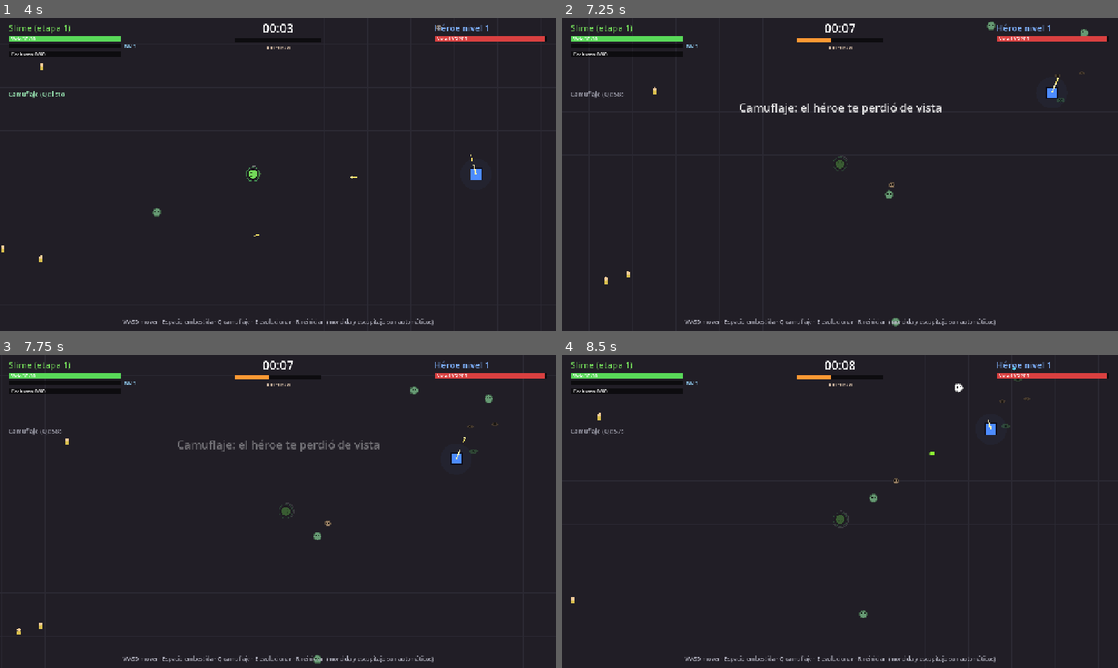
Above: before the commit, frames 1-4 (two rows, left to right).
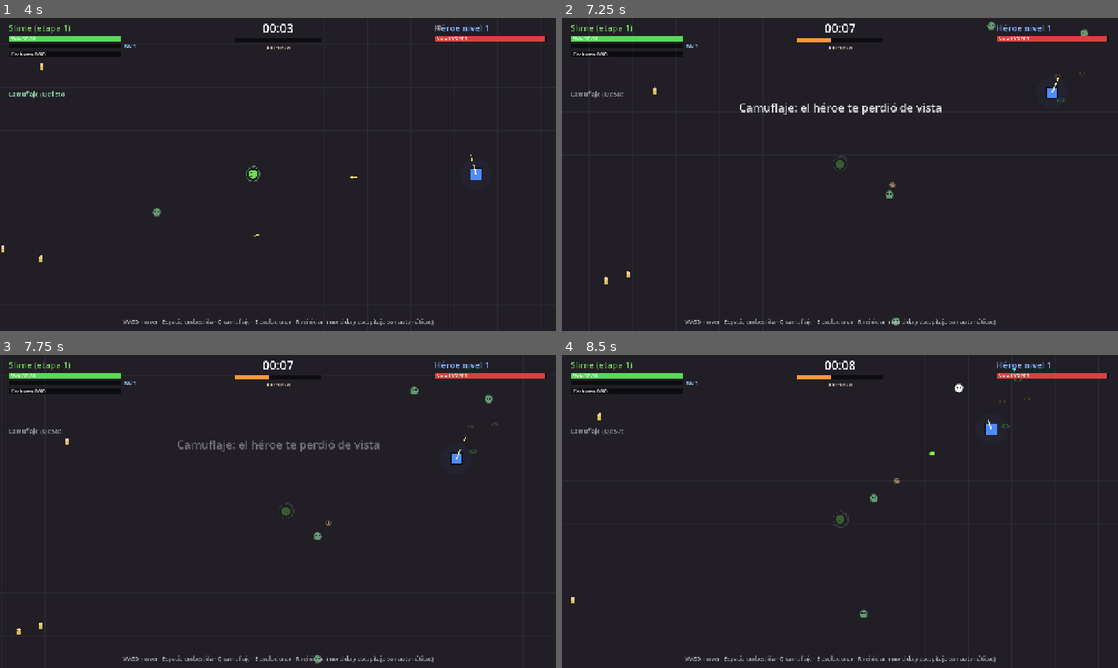
Above: after the commit, the same moments.

Repository: FedeOsorio/survive-the-hero
Game: Godot game, scene res://scenes/main.tscn
The game is run twice, just before and just after one commit, with the same random seed, the same clock (stepped at 60 frames per second) and the same inputs.
Inputs (mouse positions are in pixels of both pictures, inside the frame that each line leads up to):
- Up to frame 1 (4 s): tap Enter at 0.5 s; move the mouse to (400, 158) at 0.52 s; hold D (move_right) 0.53-1.28 s; tap Space (dash) at 0.6, 1.35, 2.3, 3.05, 3.8 s; click (400, 158) at 0.67 s; move the mouse to (166, 190) at 1.27 s; hold S (move_down) 1.28-2.03 s; move the mouse to (333, 105) at 2.02 s; hold D (move_right) 2.03-2.78 s; tap E (evolve) at 2.1 s; move the mouse to (250, 237) at 2.77 s; hold W (move_up) 2.78-3.53 s; tap 1 (pick_1) at 2.85 s; click (250, 237) at 2.92 s; move the mouse to (444, 221) at 3.52 s; hold A (move_left) from 3.53 s (still down); tap 2 (pick_2) at 3.6 s
- Up to frame 2 (7.25 s): move the mouse to (673, 127) at 4.27 s; tap 3 (pick_3) at 4.35 s; tap Space (dash) every 0.75 s from 4.55 to 6.8 s; move the mouse to (867, 174) at 5.02 s; release A (move_left) at 5.03 s; hold S (move_down) 5.03-5.78 s; tap Q (stealth) at 5.1 s; click (867, 174) at 5.17 s; move the mouse to (756, 96) at 5.77 s; hold D (move_right) 5.78-6.53 s; tap Shift at 5.85 s; move the mouse to (962, 158) at 6.52 s; hold W (move_up) from 6.53 s (still down); tap L at 6.6 s
- Up to frame 3 (7.75 s): move the mouse to (166, 527) at 7.27 s; release W (move_up) at 7.28 s; hold D (move_right) from 7.28 s (still down); tap Space (dash) at 7.35 s; click (166, 527) at 7.42 s
- Up to frame 4 (8.5 s): move the mouse to (895, 442) at 8.02 s; release D (move_right) at 8.03 s; hold S (move_down) from 8.03 s (still down); tap Space (dash) at 8.1 s

Frame 1 is identical in both runs. In frame 2, less than 0.1% of the frame differs, in the area x 58-95%, y 1-99%; in frame 3, less than 0.1%; in frame 4, less than 0.1%, in the area x 53-85%, y 3-84%.

Commit message:
Horda escala con el tiempo y civiles que gritan al huir

Diff:
--- a/scripts/balance.gd
+++ b/scripts/balance.gd
@@ -11,8 +11,8 @@
 # para pasar a la siguiente etapa (-1 = etapa final).
 const CREEP_STAGES := [
 	{"name": "Slime", "hp": 30.0, "speed": 170.0, "bite": 6.0, "radius": 10.0, "cost": 60.0, "color": Color(0.45, 0.85, 0.35)},
-	{"name": "Esqueleto", "hp": 75.0, "speed": 180.0, "bite": 15.0, "radius": 13.0, "cost": 220.0, "color": Color(0.9, 0.88, 0.75)},
-	{"name": "Cultista", "hp": 190.0, "speed": 190.0, "bite": 38.0, "radius": 17.0, "cost": 550.0, "color": Color(0.6, 0.35, 0.8)},
+	{"name": "Esqueleto", "hp": 75.0, "speed": 180.0, "bite": 15.0, "radius": 13.0, "cost": 280.0, "color": Color(0.9, 0.88, 0.75)},
+	{"name": "Cultista", "hp": 190.0, "speed": 190.0, "bite": 38.0, "radius": 17.0, "cost": 800.0, "color": Color(0.6, 0.35, 0.8)},
 	{"name": "Demonio", "hp": 470.0, "speed": 200.0, "bite": 90.0, "radius": 23.0, "cost": -1.0, "color": Color(0.9, 0.2, 0.15)},
 ]
 const BITE_COOLDOWN := 0.6
@@ -59,8 +59,12 @@
 const CIVILIAN_BIOMASS := 4.0
 # Comer civiles hace ruido: suma amenaza y el héroe va a investigar el lugar.
 const THREAT_PER_CIVILIAN := 5.0
-const ALARM_TIME := 8.0 # segundos que el héroe busca en el lugar del grito
-const ALARM_PULL := 1.6 # qué tanto le importa ir a investigar frente a farmear
+# El grito empieza apenas un civil sale corriendo de vos, no cuando muere.
+const ALARM_TIME := 10.0 # segundos que el héroe busca en el lugar del grito
+const ALARM_PULL := 3.0 # qué tanto le importa ir a investigar (las gemas pesan 2.2)
+const CIVILIAN_SCREAM_COOLDOWN := 3.0 # cada civil grita como mucho cada tantos segundos
+# El héroe también mata civiles para dejarte sin comida: los que mata él no dejan cadáver.
+const HERO_CIVILIAN_TARGET_BONUS := 120.0 # durante la alarma, prefiere civiles a la horda
 
 # Camuflaje (Q): te saca del radar del héroe. Una vez por minuto.
 const STEALTH_COOLDOWN := 60.0
@@ -92,7 +96,7 @@
 
 # --- Héroe -------------------------------------------------------------------
 const HERO_HP := 200.0
-const HERO_HP_PER_LEVEL := 20.0
+const HERO_HP_PER_LEVEL := 30.0
 const HERO_LEVEL_HEAL := 0.25 # al subir de nivel recupera este % de su vida máxima (no tiene regeneración)
 const HERO_SPEED := 150.0
 const HERO_RADIUS := 14.0
@@ -161,7 +165,16 @@
 
 
 static func minion_hp_mult(minute: float) -> float:
-	return 1.0 + minute * 0.25
+	return 1.0 + minute * 0.3
+
+
+# Como en Vampire Survivors, tus compañeros se vuelven más fuertes con el tiempo.
+static func minion_dps_mult(minute: float) -> float:
+	return 1.0 + minute * 0.15
+
+
+static func minion_speed_mult(minute: float) -> float:
+	return minf(1.0 + minute * 0.04, 1.4)
 
 
 static func spawns_per_second(minute: float) -> float:
@@ -170,7 +183,7 @@
 
 static func pick_minion_type(minute: float, rng: RandomNumberGenerator) -> String:
 	var r := rng.randf()
-	if minute > 3.0 and r < minf(0.05 + minute * 0.02, 0.25):
+	if minute > 2.0 and r < minf(0.05 + minute * 0.025, 0.3):
 		return "bruto"
 	if minute > 1.0 and r < 0.4 and r >= 0.25:
 		return "arquero"
--- a/scripts/civilian.gd
+++ b/scripts/civilian.gd
@@ -1,6 +1,6 @@
 extends Node2D
 ## Civil que deambula por el mapa. Huye del creep; comerlo da mucha biomasa.
-## El héroe y la horda lo ignoran.
+## Al empezar a huir grita y atrae al héroe, que lo mata sin dejar comida.
 
 const B := preload("res://scripts/balance.gd")
 
@@ -10,6 +10,8 @@
 var _wander := Vector2.ZERO
 var _wander_t := 0.0
 var _flash := 0.0
+var _fleeing := false
+var _scream_cd := 0.0
 
 
 func _ready() -> void:
@@ -23,7 +25,13 @@
 	var d := away.length()
 	var dir := Vector2.ZERO
 	var spd := B.CIVILIAN_SPEED
-	if d < B.CIVILIAN_FLEE_RADIUS and d > 0.01:
+	_scream_cd = maxf(_scream_cd - delta, 0.0)
+	var flee := d < B.CIVILIAN_FLEE_RADIUS and d > 0.01
+	if flee and not _fleeing and _scream_cd <= 0.0:
+		_scream_cd = B.CIVILIAN_SCREAM_COOLDOWN
+		world.raise_alarm(position)
+	_fleeing = flee
+	if flee:
 		dir = away / d
 	else:
 		_wander_t -= delta
@@ -38,11 +46,13 @@
 	queue_redraw()
 
 
-func take_damage(amount: float) -> void:
+func take_damage(amount: float, by_hero := false) -> void:
+	if hp <= 0.0:
+		return
 	hp -= amount
 	_flash = 0.08
 	if hp <= 0.0:
-		world.on_civilian_killed(self)
+		world.on_civilian_killed(self, by_hero)
 
 
 func _draw() -> void:
--- a/scripts/hero.gd
+++ b/scripts/hero.gd
@@ -176,7 +176,7 @@
 		return false
 	if target == world.player:
 		return world.player.stealth_t <= 0.0
-	return world.minions.has(target)
+	return world.minions.has(target) or world.civilians.has(target)
 
 
 # --- Decisiones --------------------------------------------------------------
@@ -219,7 +219,7 @@
 		if best_heart != null:
 			steer += (best_heart.position - position).normalized() * B.HERO_HEART_PULL
 
-	# 2b. si un civil gritó, va a investigar el lugar
+	# 2b. si un civil gritó, va hacia ahí a matar civiles
 	if world.alarm_t > 0.0 and not low_hp and not world.detected:
 		var to_alarm: Vector2 = world.alarm_pos - position
 		if to_alarm.length() > 40.0:
@@ -254,6 +254,7 @@
 	var candidates: Array = world.minions.duplicate()
 	if world.player.stealth_t <= 0.0:
 		candidates.append(world.player)
+	candidates.append_array(world.civilians)
 	for c in candidates:
 		var d := position.distance_to(c.position)
 		if d > reach and not (c == world.player and world.detected):
@@ -263,6 +264,8 @@
 			score += 60.0 # prefiere lo que mata de un golpe
 		if c == world.player and world.detected:
 			score += B.HERO_DETECTED_TARGET_BONUS
+		elif world.alarm_t > 0.0 and world.civilians.has(c):
+			score += B.HERO_CIVILIAN_TARGET_BONUS
 		if score > best_score:
 			best_score = score
 			best = c
--- a/scripts/main.gd
+++ b/scripts/main.gd
@@ -132,7 +132,7 @@
 	pos = pos.clamp(Vector2(20, 20), B.ARENA_SIZE - Vector2(20, 20))
 	var m = Minion.new()
 	m.world = self
-	m.setup(type_name, B.minion_hp_mult(elapsed / 60.0), elite)
+	m.setup(type_name, elapsed / 60.0, elite)
 	m.position = pos
 	minions.append(m)
 	_entities.add_child(m)
@@ -152,11 +152,19 @@
 	_entities.add_child(c)
 
 
-func on_civilian_killed(c) -> void:
+## Un civil que huye grita: el héroe va hacia ahí a matar civiles.
+func raise_alarm(pos: Vector2) -> void:
+	alarm_pos = pos
+	alarm_t = B.ALARM_TIME
+
+
+func on_civilian_killed(c, by_hero := false) -> void:
 	civilians.erase(c)
+	if by_hero:
+		c.queue_free() # el héroe no deja comida
+		return
 	add_threat(B.THREAT_PER_CIVILIAN)
-	alarm_pos = c.position
-	alarm_t = B.ALARM_TIME
+	raise_alarm(c.position)
 	var corpse = Corpse.new()
 	corpse.world = self
 	corpse.position = c.position
--- a/scripts/minion.gd
+++ b/scripts/minion.gd
@@ -23,14 +23,14 @@
 var led := false # cerca del jugador: más rápido y más fuerte
 
 
-func setup(t: String, hp_mult: float, is_elite := false) -> void:
+func setup(t: String, minute: float, is_elite := false) -> void:
 	var d: Dictionary = B.MINION_TYPES[t]
 	type_name = t
 	elite = is_elite
-	max_hp = d.hp * hp_mult * (B.ELITE_HP_MULT if elite else 1.0)
+	max_hp = d.hp * B.minion_hp_mult(minute) * (B.ELITE_HP_MULT if elite else 1.0)
 	hp = max_hp
-	speed = d.speed * randf_range(0.9, 1.1)
-	dps = d.dps
+	speed = d.speed * B.minion_speed_mult(minute) * randf_range(0.9, 1.1)
+	dps = d.dps * B.minion_dps_mult(minute)
 	radius = d.radius
 	xp = d.xp
 	biomass = d.biomass
@@ -39,7 +39,7 @@
 		radius *= 1.4
 	shot_range = d.get("range", 0.0)
 	shot_cooldown = d.get("shot_cooldown", 0.0)
-	shot_damage = d.get("shot_damage", 0.0)
+	shot_damage = d.get("shot_damage", 0.0) * B.minion_dps_mult(minute)
 	_shot_t = randf() * shot_cooldown
 	z_index = 1
 
--- a/scripts/projectile.gd
+++ b/scripts/projectile.gd
@@ -1,5 +1,5 @@
 extends Node2D
-## Flecha del héroe. Le pega al primer creep que toca, incluido el jugador.
+## Flecha del héroe. Le pega al primer creep que toca, incluido el jugador, y a los civiles.
 
 const B := preload("res://scripts/balance.gd")
 
@@ -31,6 +31,11 @@
 		player.take_damage(damage)
 		queue_free()
 		return
+	for c in world.civilians:
+		if position.distance_to(c.position) < c.radius + 3.0:
+			c.take_damage(damage, true)
+			queue_free()
+			return
 	for m in world.minions_near(position):
 		if _hit.has(m):
 			continue
Not shown, changed: README.md
